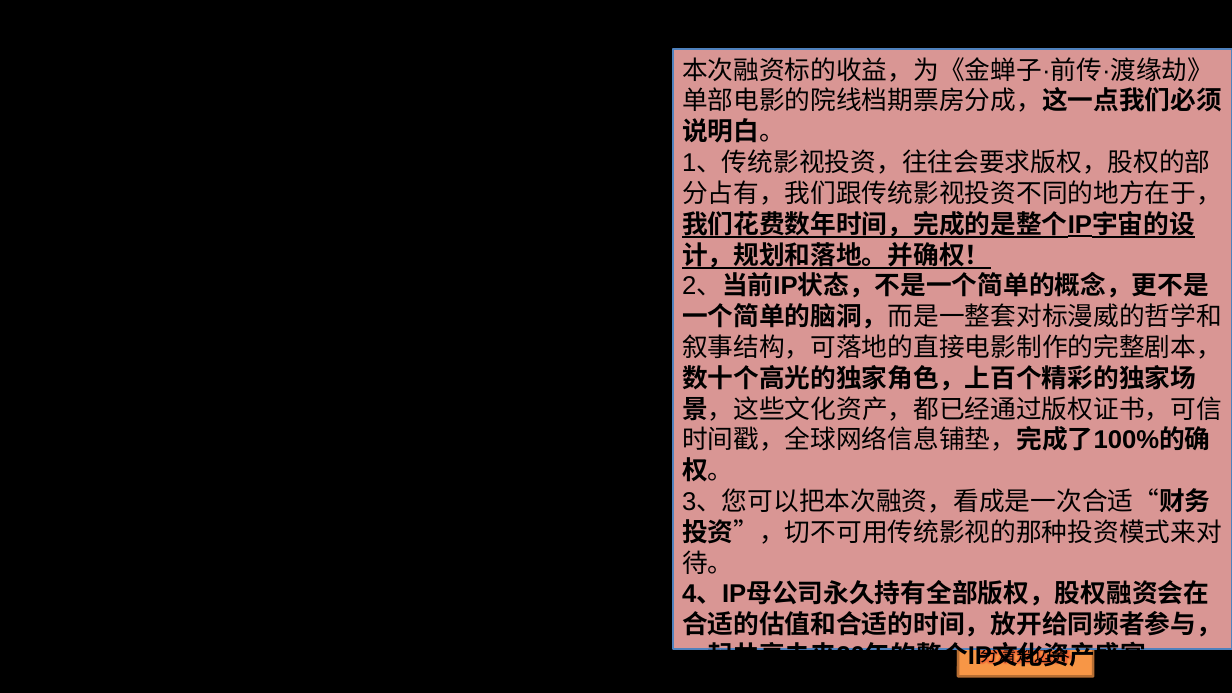
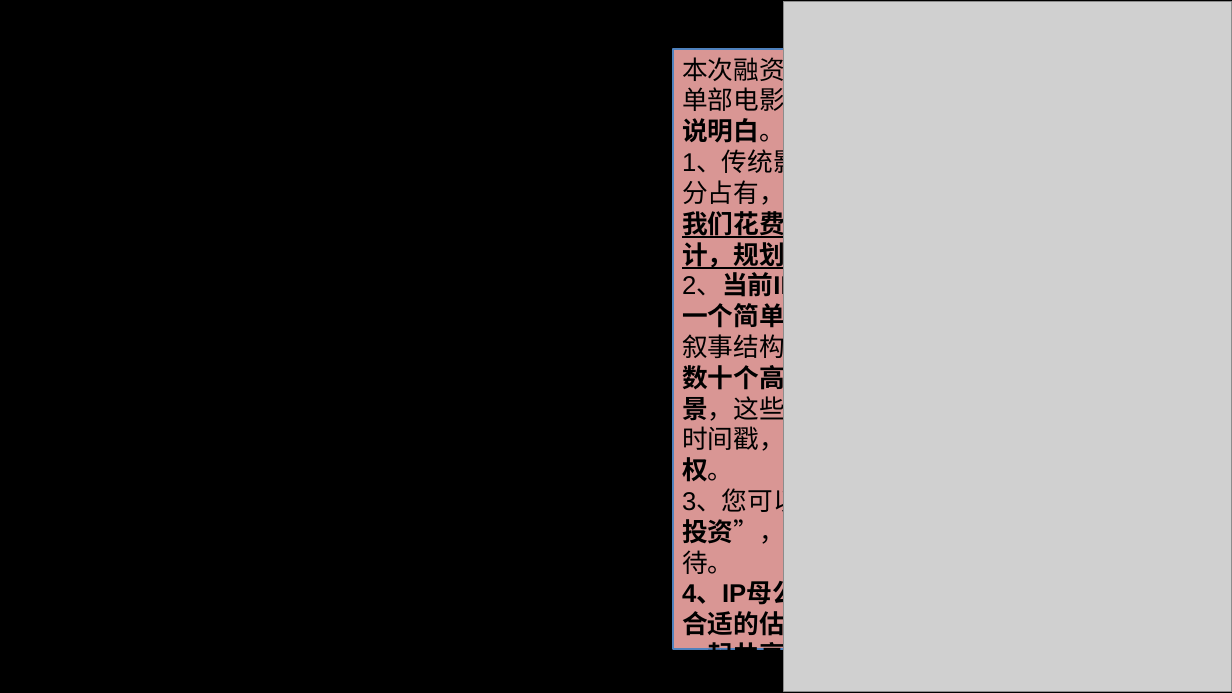
Before and after one commit to ofirm-git/jcj, a slide deck: slide 10 of dyjalun.pptx. Drawn at 1232x693 pixels with LibreOffice and Linux fonts; fonts in the diff are those of the drawing; grey boxes stand for pictures; background and template pictures are left out. Boxes give left, top, right and bottom in pixels: in the first picture for what was removed or moved away, otherwise in the second. Text is boxed around its words. In the diff, an @@ line names an element or a change of style, - is before the commit and + after.

```diff
--- a/dyjalun.pptx
+++ b/dyjalun.pptx
@@ picture added at [784,2,1231,691] @@
@@ up arrow callout removed at [958,607,1093,677] @@
-分清楚边界
```
Also in this commit, not shown: 1 slide added.
